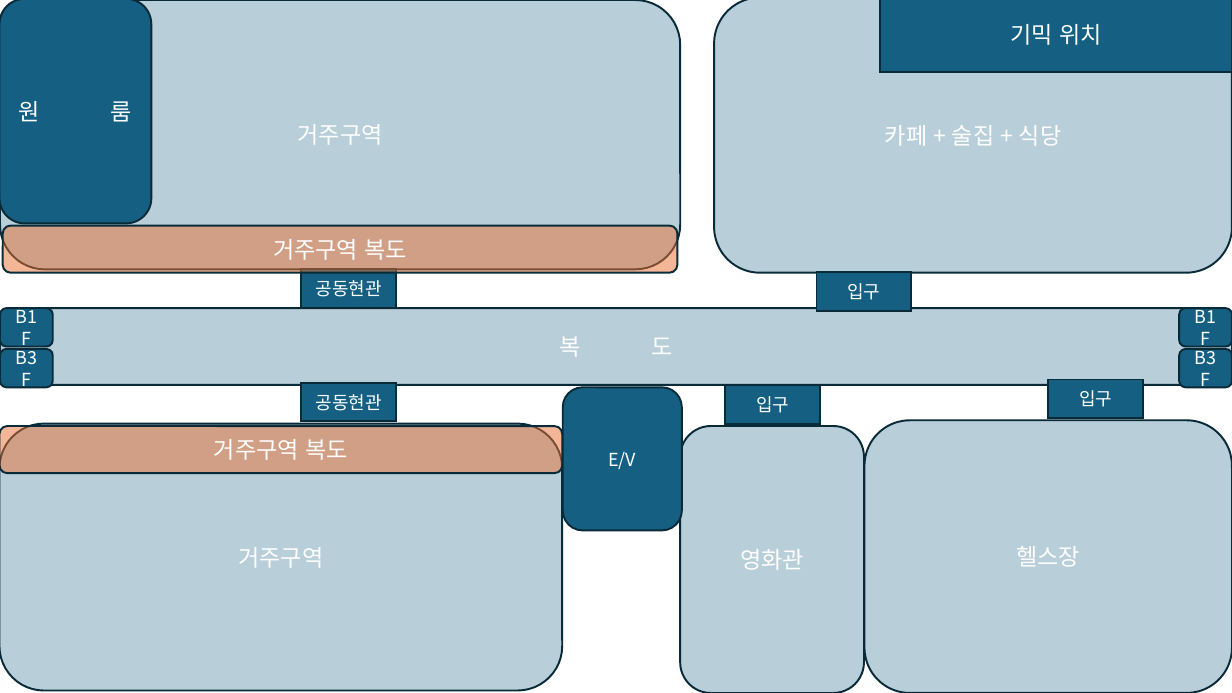
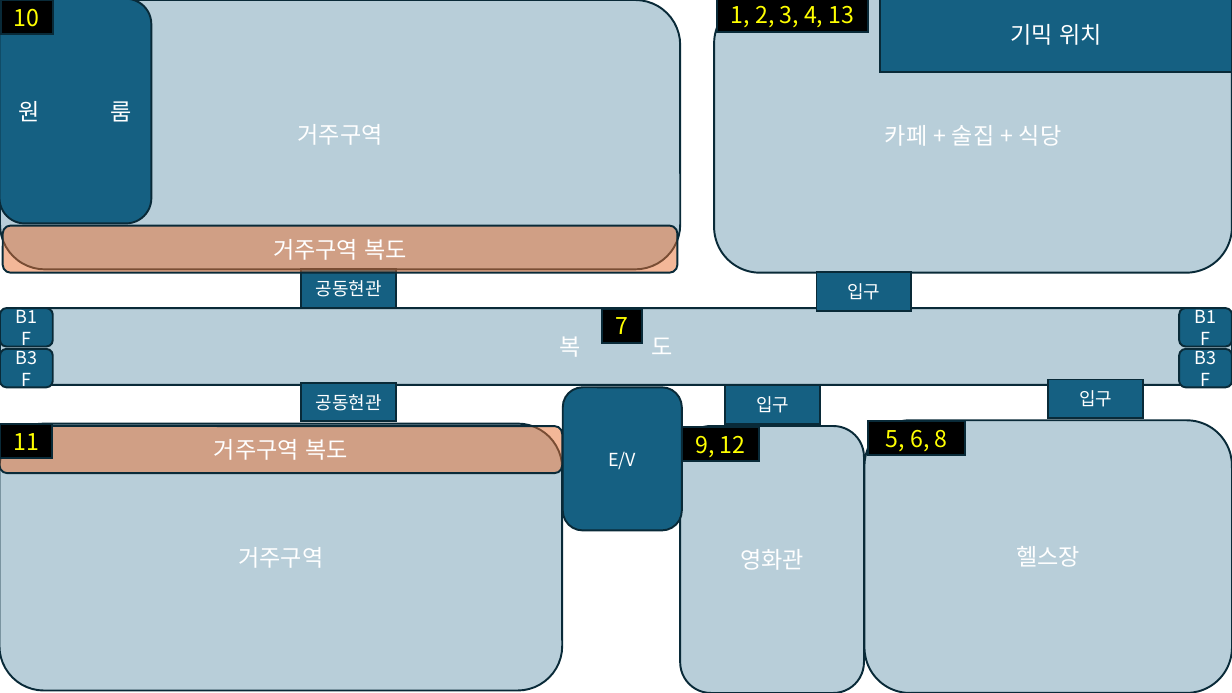
Before and after one commit to torauma06/HideAndSeek, a slide deck: slide 3 of 맵자료(청사진,이동동선,기믹요소).pptx. Drawn at 1232x693 pixels with LibreOffice and Linux fonts; fonts in the diff are those of the drawing. Boxes give left, top, right and bottom in pixels: in the first picture for what was removed or moved away, otherwise in the second. Text is boxed around its words. In the diff, an @@ line names an element or a change of style, - is before the commit and + after.

```diff
--- a/맵자료(청사진,이동동선,기믹요소).pptx
+++ b/맵자료(청사진,이동동선,기믹요소).pptx
@@ group added at (0,0,966,461): 6 rectangles @@
+1, 2, 3, 4, 13
+5, 6, 8
+7
+9, 12
+10
+11
```
Also in this commit, not shown: 1 other slide changed, 1 slide removed.
